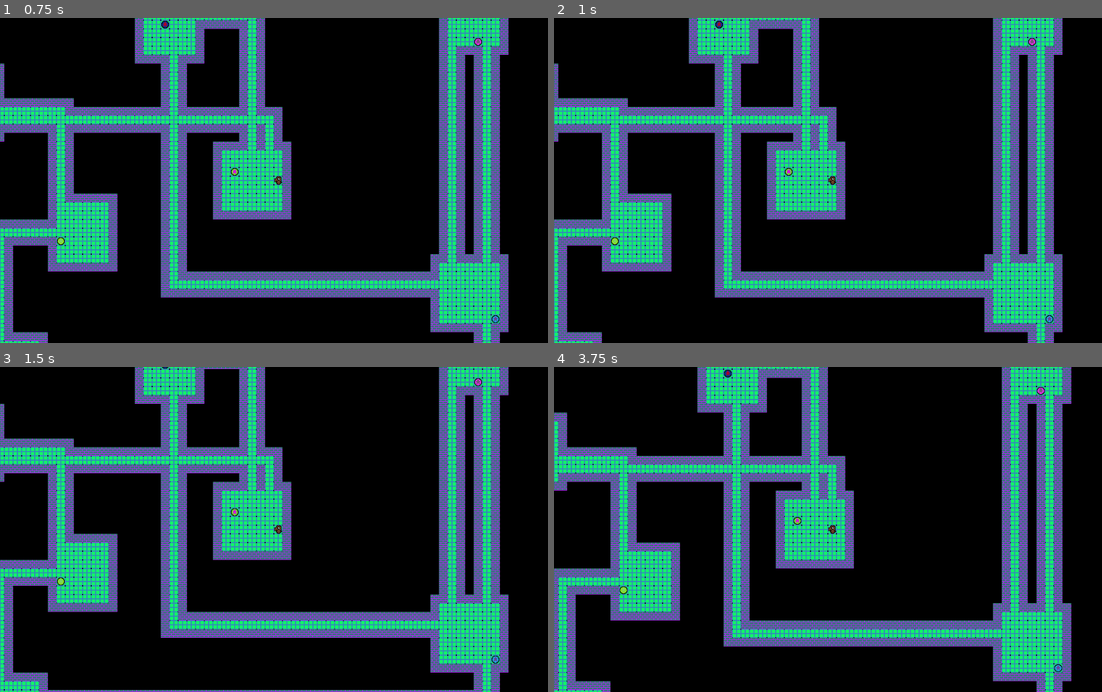
Above: before the commit, frames 1-4 (two rows, left to right).
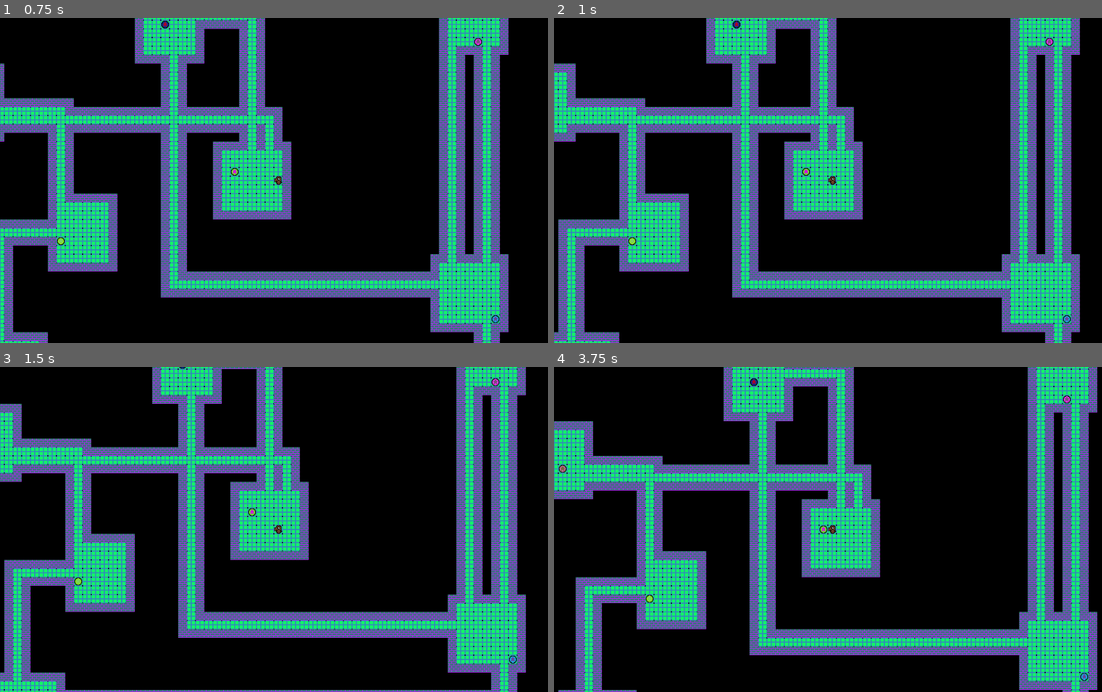
Above: after the commit, the same moments.

Repository: medmaster0/GoblinBank
Game: Godot game, scene res://Game.tscn
Two runs of this game, one before a commit and one after it. Both use one fixed random seed, a clock stepped at 60 frames per second and the inputs below.
Inputs:
- Up to frame 1 (0.75 s): tap Enter at 0.5 s; hold Right (ui_right) from 0.53 s (still down)
- Up to frame 2 (1 s): keep holding Right (ui_right)
- Up to frame 3 (1.5 s): tap Space at 1.25 s; release Right (ui_right) at 1.28 s; hold Down (ui_down) from 1.28 s (still down)
- Up to frame 4 (3.75 s): release Down (ui_down) at 2.03 s; hold Right (ui_right) 2.03-2.78 s; tap Enter at 2.75 s; hold Up (ui_up) 2.78-3.53 s; tap Space at 3.5 s; hold Left (ui_left) from 3.53 s (still down)

Frame 1 is identical in both runs. In frame 2, 25% of the frame differs, in the area x 0-97%, y 0-100%; in frame 3, 25%; in frame 4, 47%, in the area x 0-100%, y 0-100%.

Commit message:
Added mechanism to walk the path found

Diff:
--- a/FloorMapPrim.gd
+++ b/FloorMapPrim.gd
@@ -14,6 +14,7 @@
 #	# Update game logic here.
 #	pass
 
+#A STAR FUNCTIONS!!!!
 #A* Path Finding
 #returns an array of steps to follow between the two points
 #returns (9999,9999) if no path
@@ -21,8 +22,6 @@
 #
 #How it works:
 #We have two sets, open and closed set
-
-
 func find_path(global_start, global_end):
 
 	#Function vars
@@ -68,7 +67,7 @@
 			var temp_x = next_node.coords.x+1
 			var temp_y = next_node.coords.y
 			if Vector2(temp_x,temp_y) == end: #check if reached target
-				return( path_from_set(next_node) )
+				return( path_from_set(next_node,end) )
 				break
 
 			#Check if node coords have already been entered in closed_set
@@ -90,7 +89,7 @@
 			var temp_x = next_node.coords.x-1
 			var temp_y = next_node.coords.y
 			if Vector2(temp_x,temp_y) == end: #check if reached target
-				return( path_from_set(next_node) )
+				return( path_from_set(next_node,end) )
 				break
 
 			#Check if node coords have already been entered in closed_set
@@ -112,7 +111,7 @@
 			var temp_x = next_node.coords.x
 			var temp_y = next_node.coords.y-1
 			if Vector2(temp_x,temp_y) == end: #check if reached target
-				return( path_from_set(next_node) )
+				return( path_from_set(next_node,end) )
 				break
 
 			#Check if node coords have already been entered in closed_set
@@ -134,7 +133,7 @@
 			var temp_x = next_node.coords.x
 			var temp_y = next_node.coords.y+1
 			if Vector2(temp_x,temp_y) == end: #check if reached target
-				return( path_from_set(next_node) )
+				return( path_from_set(next_node, end) )
 				break
 
 			#Check if node coords have already been entered in closed_set
@@ -159,7 +158,7 @@
 #A utility function for A* that will reconstruct the path from given node
 #Returns a list of steps only
 #array of Vector2
-func path_from_set(latest_node):
+func path_from_set(latest_node, end_coords):
 
 	var path_array = [] #The list of coords we'll be returning back
 
@@ -167,6 +166,8 @@
 	while(current_node.last_node != null):
 		path_array.push_front(current_node.coords)
 		current_node = current_node.last_node
+
+	path_array.append(end_coords)
 
 	return(path_array)
 
@@ -181,3 +182,4 @@
 
 	#If it makes it here, not in set
 	return(false)
+#END A STAR SEARCH AFFILIATED FUNCTIONS
--- a/FrontOffice.gd
+++ b/FrontOffice.gd
@@ -65,8 +65,6 @@
 					$WindowMap.set_cell(x, y, 6)
 				4:
 					$FloorMapPrim.set_cell(x,y,0)
-
-
 
 
 	#Generate random currencies and exchange rate
@@ -183,6 +181,10 @@
 #	newCustomer(  $FloorMapPrim.map_to_world( Vector2(20,26)  ) )
 #	newCustomer(  $FloorMapPrim.map_to_world( Vector2(20,27)  ) )
 
+	#DEBUG SEARCH TEST
+#	var path = $FloorMapPrim.find_path(main_player.position, map_coins[2].position)
+#	print(path)
+
 
 #TODO:
 	#random colored teller windows (color/transparency)
--- a/FrontOffice.tscn
+++ b/FrontOffice.tscn
@@ -6,6 +6,7 @@
 [ext_resource path="res://Player.tscn" type="PackedScene" id=4]
 [ext_resource path="res://SpeechRequest.tscn" type="PackedScene" id=5]
 [ext_resource path="res://Tileset.tres" type="TileSet" id=6]
+[ext_resource path="res://FloorMapPrim.gd" type="Script" id=7]
 
 [node name="FrontOffice" type="Node"]
 
@@ -55,6 +56,7 @@
 occluder_light_mask = 1
 format = 1
 tile_data = PoolIntArray( 852005, 4, 0 )
+script = ExtResource( 7 )
 _sections_unfolded = [ "Cell", "Visibility" ]
 
 [node name="WallMapPrim" type="TileMap" parent="." index="2"]
--- a/Game.gd
+++ b/Game.gd
@@ -70,11 +70,10 @@
 
 	#More debug...
 	#DEBUG: Path finiding stuff
-	var path = $FloorMapPrim.find_path($FloorMapPrim/Player.position, map_coins[3].position)
-	print(path)
-
-
-	pass
+#	var path = $FloorMapPrim.find_path($FloorMapPrim/Player.position, map_coins[3].position)
+#	print(path)
+	$FloorMapPrim/Player.path = $FloorMapPrim.find_path($FloorMapPrim/Player.position, map_coins[3].position)
+	#print($FloorMapPrim/Player.path)
 
 #func _process(delta):
 #	# Called every frame. Delta is time since last frame.
--- a/Player.gd
+++ b/Player.gd
@@ -18,6 +18,9 @@
 #var coin_background #children, not vars
 var zodiac_tile
 #var zodiac_background #children, not vars
+var path = [] #A set of steps to follow in pathfinding
+#------
+var total_delta = 0 #used as a counter in process loop
 
 func _ready():
 	# Called when the node is added to the scene for the first time.
@@ -63,10 +66,19 @@
 	#$ZodiacBackground.visible = false
 
 
-#func _process(delta):
-#	# Called every frame. Delta is time since last frame.
-#	# Update game logic here.
-#	pass
+func _process(delta):
+	# Called every frame. Delta is time since last frame.
+	# Update game logic here.
+	total_delta = total_delta + delta
+
+	if total_delta > 1.0:
+
+		#Take a step in the path
+		path_step()
+
+		total_delta = total_delta - 1.0
+
+	pass
 
 
 # Get our position in Map Coordinates
@@ -109,3 +121,16 @@
 		step( Vector2( -1, 0 ) )
 	if event.is_action_pressed("ui_right"):
 		step( Vector2( 1, 0 ) )
+
+
+#A function that takes a step in the stored path
+func path_step():
+
+	if path.size() == 0:
+		return #Do nothings since there are no more steps left
+
+	#Take the first Vector2 in the list
+	var next_coords = path.pop_front()
+
+	#Move the Creature there (remember to convert to world coords from map)
+	position = map.map_to_world(next_coords)
Not shown: 1 places in FrontOffice.tscn that only renumber resources
